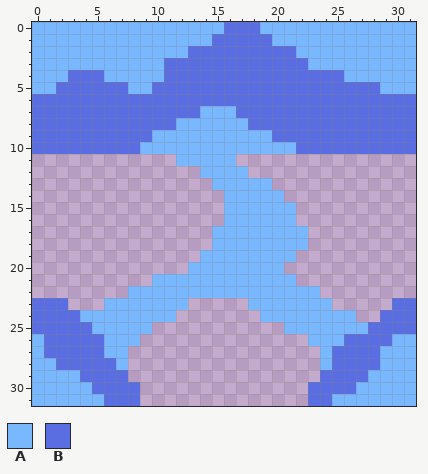
Pixel-art sprite: sprites/blocks/distribution/flagella-top-2.png. Above is the file before it was changed.
The file is 32x32 pixels.
Palette (. is transparent): A #79b7ff  B #5b6ee1
Pixels before, first column x 0:
 0 AAAAAAAAAAAAAAAABBBAAAAAAAAAAAAA
 1 AAAAAAAAAAAAAAABBBBBAAAAAAAAAAAA
 2 AAAAAAAAAAAAABBBBBBBBBAAAAAAAAAA
 3 AAAAAAAAAAABBBBBBBBBBBBAAAAAAAAA
 4 AAABBBAAAAABBBBBBBBBBBBBBBAAAAAA
 5 AABBBBBBAABBBBBBBBBBBBBBBBBBBAAA
 6 BBBBBBBBBBBBBBBBBBBBBBBBBBBBBBBB
 7 BBBBBBBBBBBBBBAAABBBBBBBBBBBBBBB
 8 BBBBBBBBBBBBAAAAAABBBBBBBBBBBBBB
 9 BBBBBBBBBBAAAAAAAAAABBBBBBBBBBBB
10 BBBBBBBBBAAAAAAAAAAAAABBBBBBBBBB
11 ............AAAAA...............
12 ..............AAAA..............
13 ...............AAAAA............
14 ................AAAAA...........
15 ................AAAAAA..........
16 ................AAAAAA..........
17 ...............AAAAAAAA.........
18 ...............AAAAAAAA.........
19 ..............AAAAAAAA..........
20 .............AAAAAAAA...........
21 ..........AAAAAAAAAAAA..........
22 ........AAAAAAAAAAAAAAAA........
23 BBB...AAAAAAA.....AAAAAAA.....BB
24 BBBBAAAAAAAA.......AAAAAAAA..BBB
25 BBBBBAAAAA...........AAAAAAABBBB
26 ABBBBBAAA..............AAABBBBAA
27 ABBBBBAA................ABBBBAAA
28 AABBBBBA................ABBBBAAA
29 AAAABBBB................BBBBAAAA
30 AAAAABBBB..............BBBBAAAAA
31 AAAAAABBB..............BBAAAAAAA
After the commit:
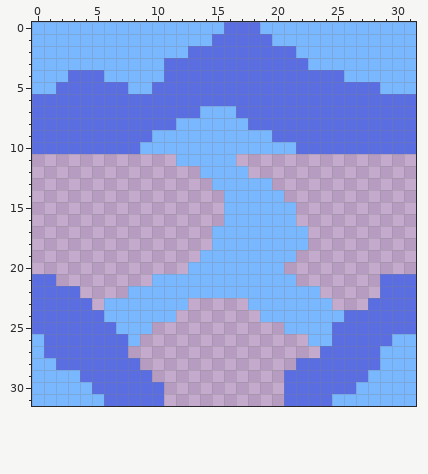
Change:
There is now colour B in row 21 at x 0 to 1 and 29 to 31; in row 22 at x 0 to 3 and 29 to 31; in row 23 at x 3 to 4 and 28 to 29; in row 24 at x 27 to 28; in row 28 at x 8 and 22 to 23; in row 29 at x 8 to 9 and 21 to 23.
There is now colour B in rows 30 to 31 at x 9 to 10 and 21 to 22.
The edit turns colour A into colour B in row 24 at x 4 to 5 and 26; in row 25 at x 5 to 6 and 25 to 27; in row 26 at x 6 to 7 and 25; in row 27 at x 6 to 7 and 24; in row 28 at x 7 and 24.
